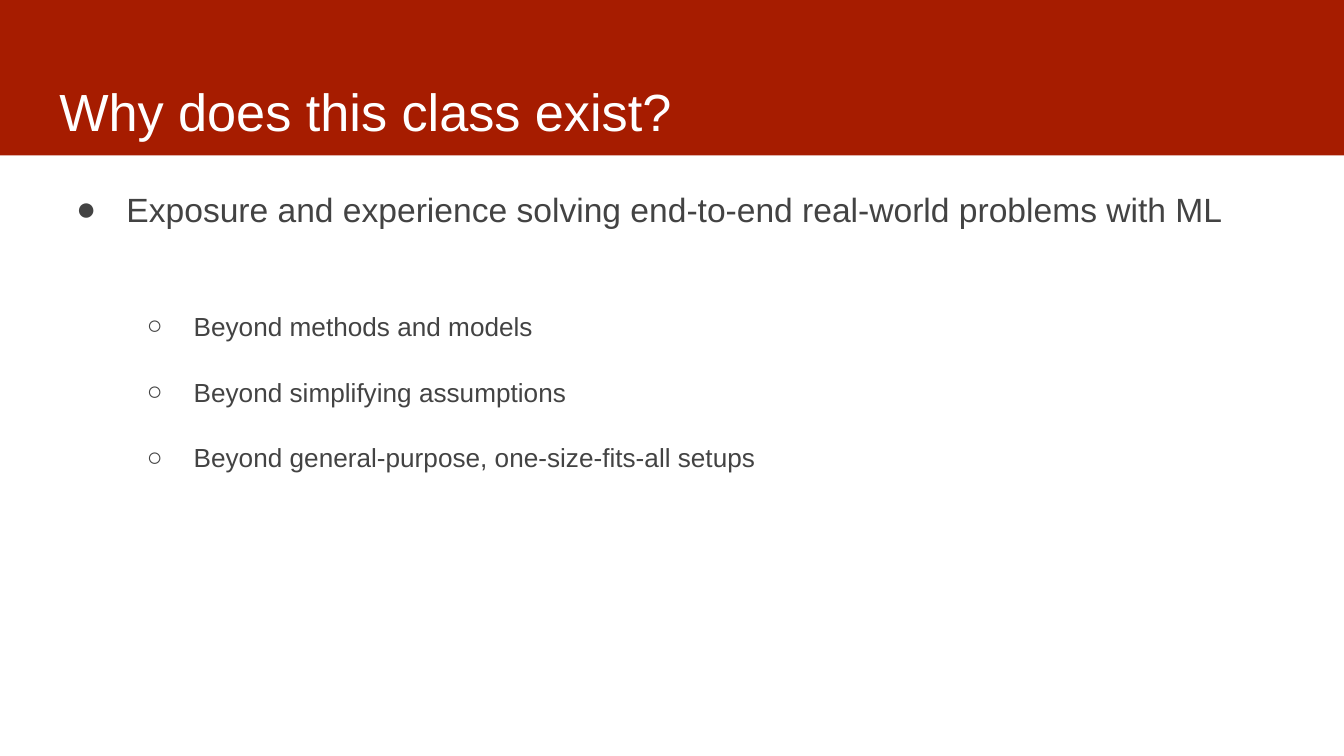
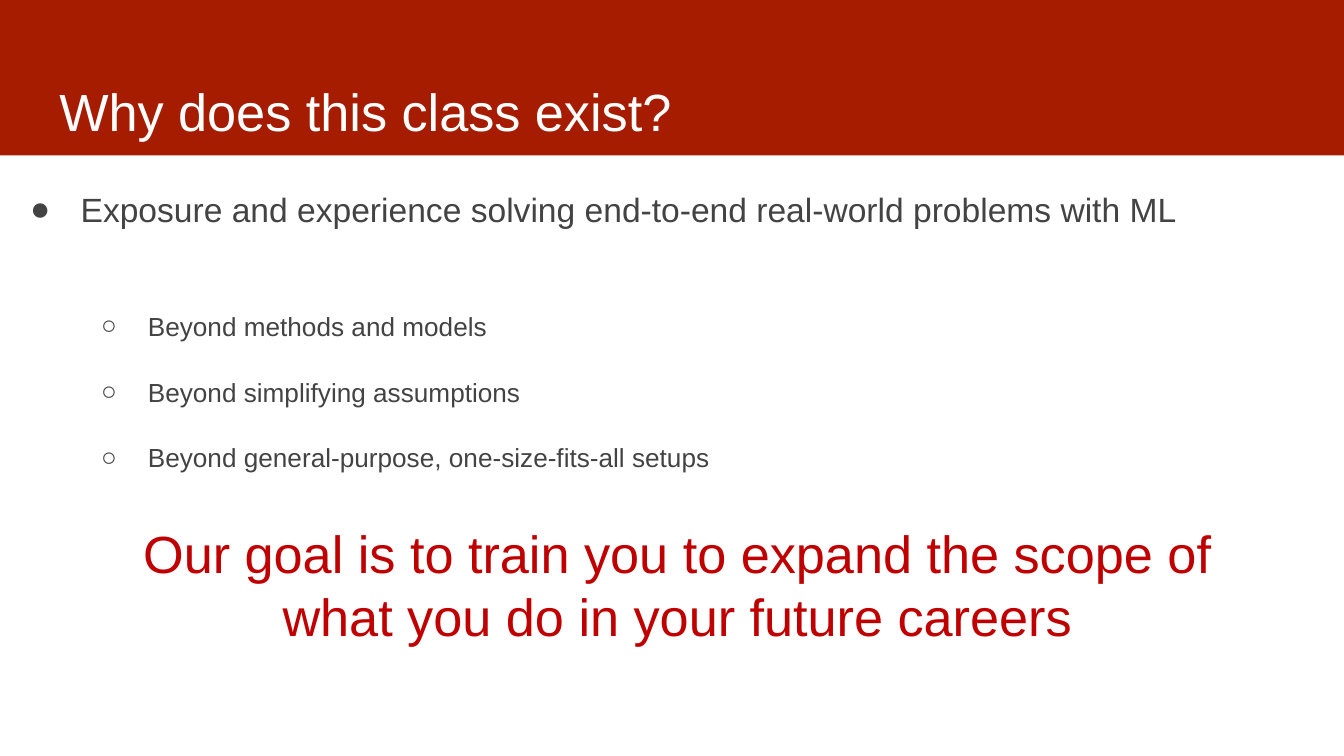
Before and after one commit to dssg/MLinPractice, a slide deck: slide 3 of Lectures/Lecture1-ClassOverview.pptx. Drawn at 1344x756 pixels with LibreOffice and Linux fonts; fonts in the diff are those of the drawing. Boxes give left, top, right and bottom in pixels: in the first picture for what was removed or moved away, otherwise in the second. Text is boxed around its words. In the diff, an @@ line names an element or a change of style, - is before the commit and + after.

```diff
--- a/Lectures/Lecture1-ClassOverview.pptx
+++ b/Lectures/Lecture1-ClassOverview.pptx
@@ text "Exposure and experience solving end-to-end ...": place and size @@
-text "Exposure and experience solving end-to-end ..." at (126, 197, 1222, 473)
+text "Exposure and experience solving end-to-end ..." at (81, 197, 1177, 473)
@@ text added at (143, 535, 1211, 646), 28 pt, text #C00000 @@
+  Our goal is to train you to expand the scope of what you do in your future careers
```
Also in this commit, not shown: 7 other slides changed.
